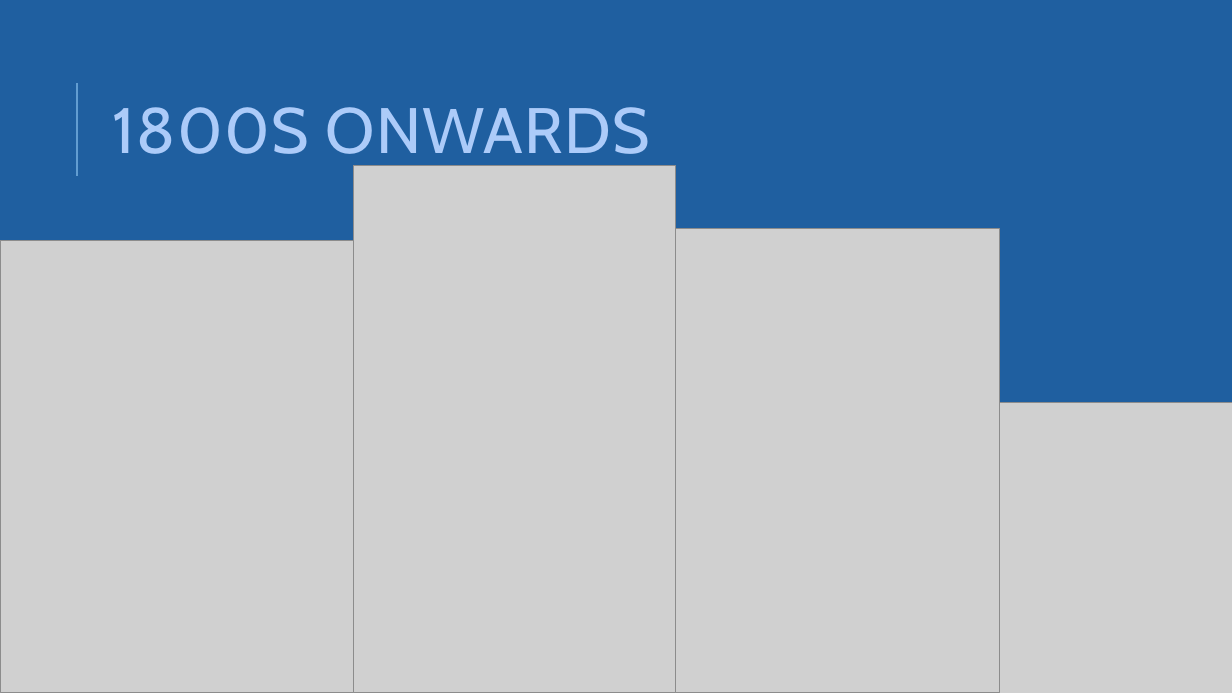
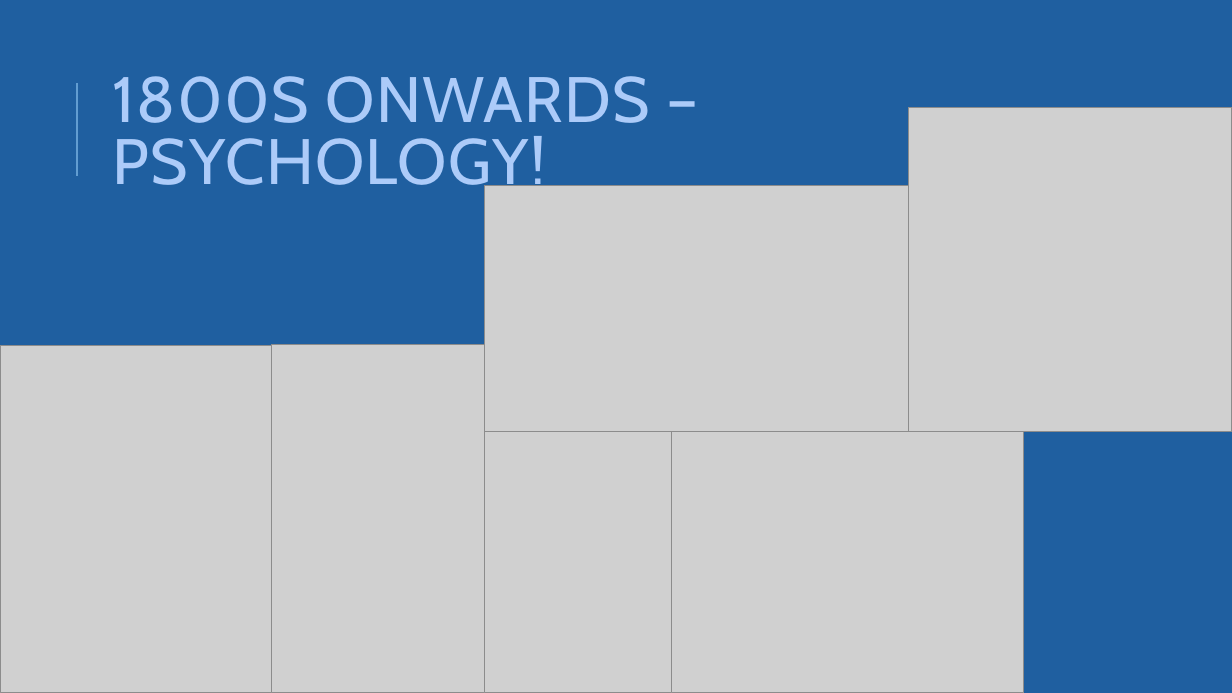
Before and after one commit to aimforbigfoot/biol5081, a slide deck: slide 12 of animalsClass/Deep History Of the field of Perception.pptx (slide 14 before the commit). Drawn at 1232x693 pixels with LibreOffice and Linux fonts; fonts in the diff are those of the drawing; grey boxes stand for pictures. Boxes give left, top, right and bottom in pixels: in the first picture for what was removed or moved away, otherwise in the second. Text is boxed around its words. In the diff, an @@ line names an element or a change of style, - is before the commit and + after.

```diff
--- a/animalsClass/Deep History Of the field of Perception.pptx
+++ b/animalsClass/Deep History Of the field of Perception.pptx
@@ title at [113, 76, 650, 198]: text changed @@
-1800S ONWARDS
+1800S ONWARDS – PSYCHOLOGY!
@@ picture added at [909, 108, 1232, 432] @@
@@ picture added at [484, 186, 909, 432] @@
@@ picture: place and size @@
-picture at [0, 240, 354, 693]
+picture at [0, 346, 272, 693]
@@ picture: place and size @@
-picture at [354, 165, 677, 693]
+picture at [272, 345, 484, 693]
@@ picture: place and size @@
-picture at [676, 228, 999, 693]
+picture at [484, 423, 672, 693]
@@ picture: place and size @@
-picture at [832, 403, 1232, 693]
+picture at [672, 423, 1024, 693]
```
Also in this commit, not shown: 4 other slides changed, 1 slide added, 3 slides removed.
